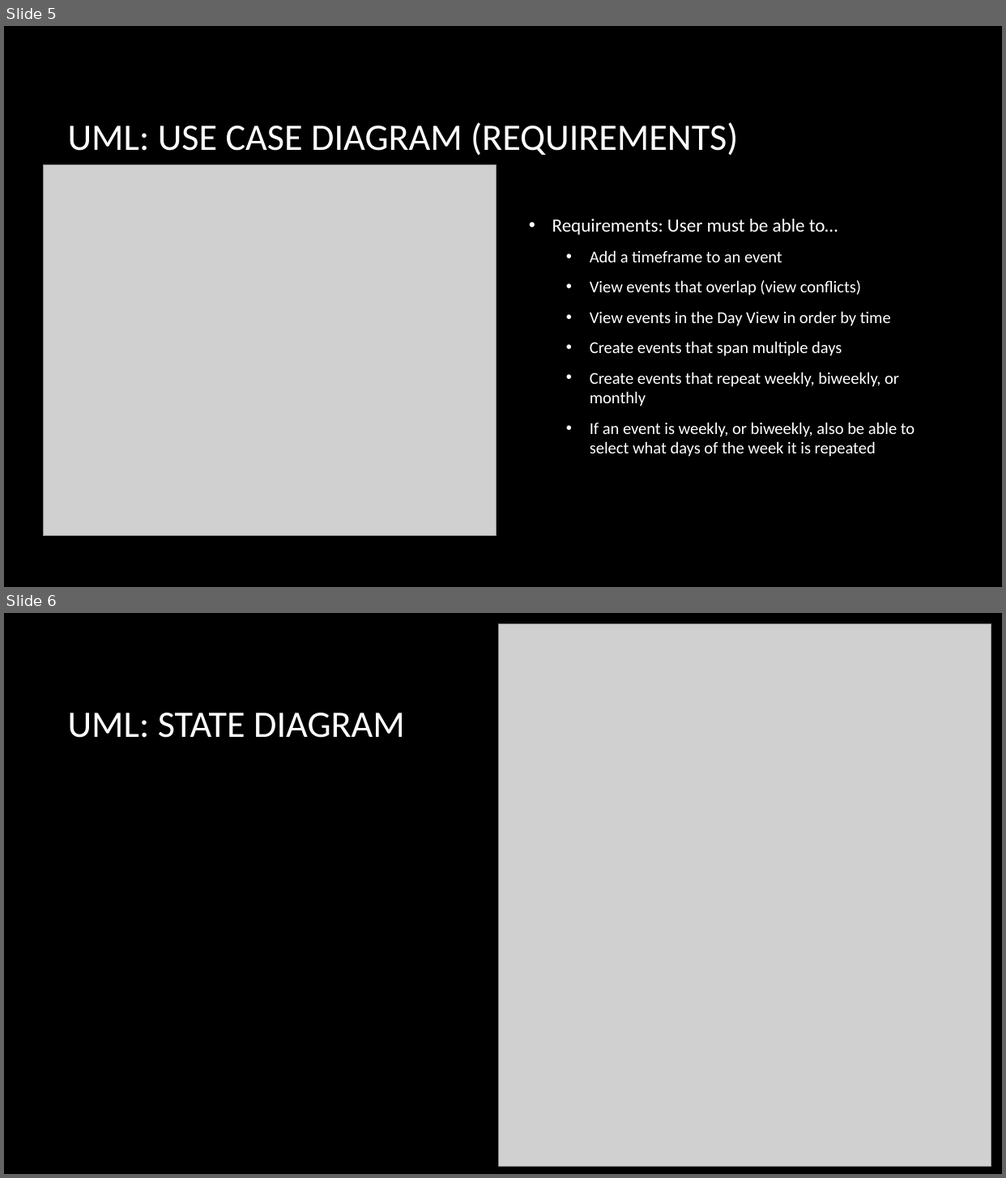
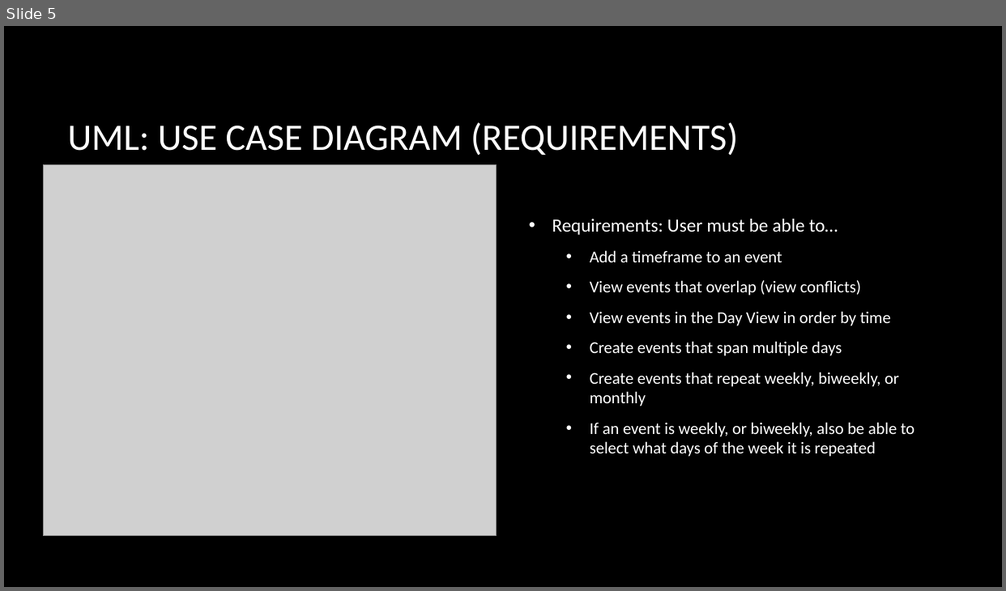
Before and after one commit to StephenWFulton/JavaCalendar, a slide deck: Project2Presentation.pptx. Shown one above the other, each under a label of ours: slides 5 and 6 before the commit, slide 5 after it. The pictures are 1006x1178 and 1006x591 pixels, drawn with LibreOffice and Linux fonts; fonts in the diff are those of the drawing; grey boxes stand for pictures; background and template pictures are left out. Boxes give left, top, right and bottom in pixels: in the first picture for what was removed or moved away, otherwise in the second. Text is boxed around its words. In the diff, an @@ line names an element or a change of style, - is before the commit and + after.

```diff
--- a/Project2Presentation.pptx
+++ b/Project2Presentation.pptx
@@ slide 6 removed at (4,613,1002,1174), background picture (left out) @@
@@ picture removed at (498,624,991,1167) @@
@@ title removed at (68,713,405,738) @@
-UML: STATE DIAGRAM
```
Also in this commit, not shown: 2 slides changed, 4 slides added, 4 other slides removed, 59 other files.
